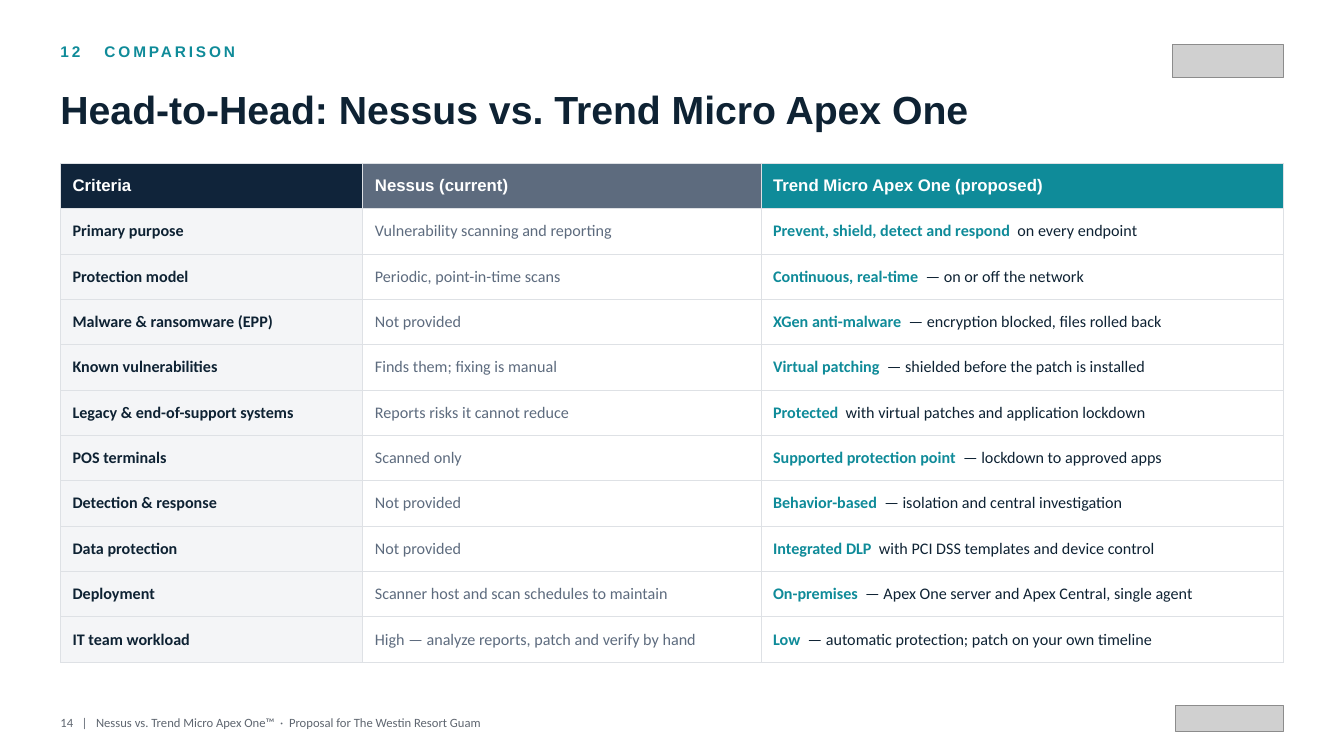
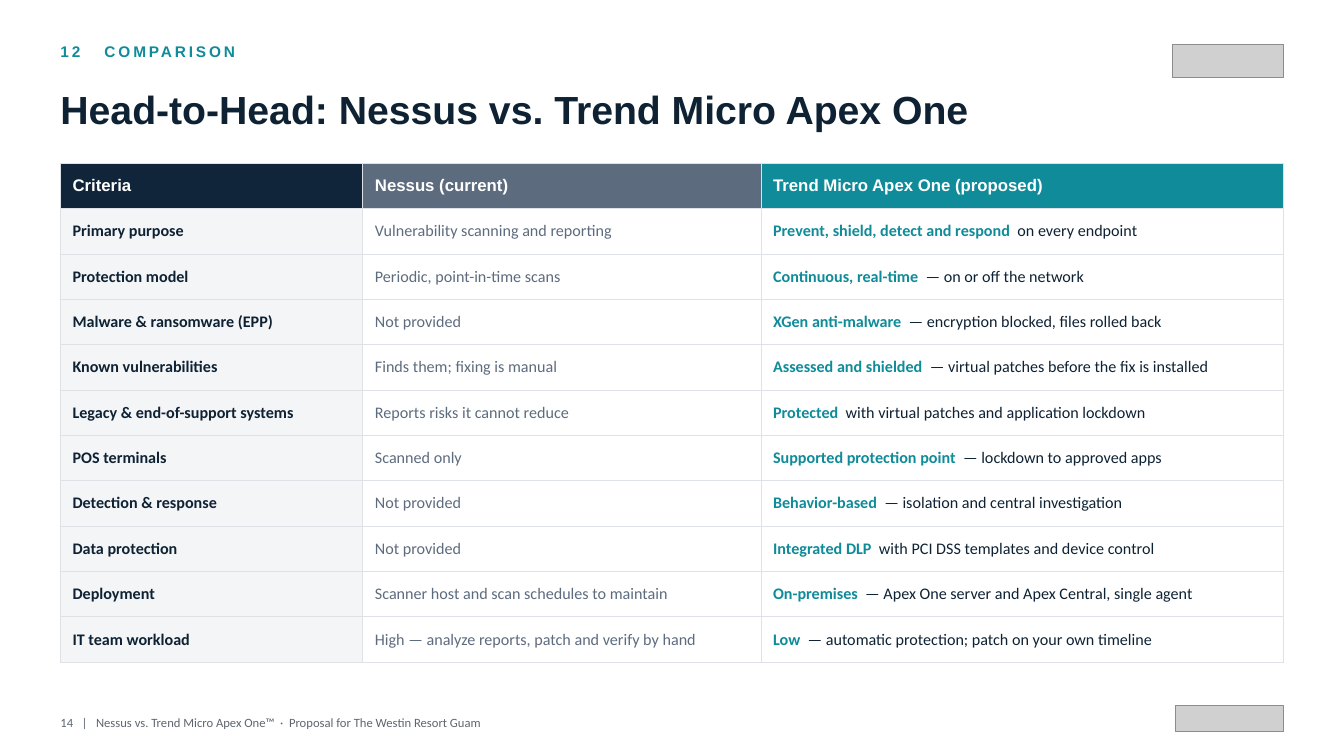
Before and after one commit to BigLee-Creator/Recommendations, a slide deck: slide 14 of ENG._Nessus_vs_Trend_Micro_Apex_One_Proposal_for_Westin_Resort_Guam_SECUKOREA.pptx. Drawn at 1344x756 pixels with LibreOffice and Linux fonts; fonts in the diff are those of the drawing; grey boxes stand for pictures. Boxes give left, top, right and bottom in pixels: in the first picture for what was removed or moved away, otherwise in the second. Text is boxed around its words. In the diff, an @@ line names an element or a change of style, - is before the commit and + after.

```diff
--- a/ENG._Nessus_vs_Trend_Micro_Apex_One_Proposal_for_Westin_Resort_Guam_SECUKOREA.pptx
+++ b/ENG._Nessus_vs_Trend_Micro_Apex_One_Proposal_for_Westin_Resort_Guam_SECUKOREA.pptx
@@ table at [60, 163, 1284, 652] @@
-row 5, column 3: Virtual patching — shielded before the patch is installed
+row 5, column 3: Assessed and shielded — virtual patches before the fix is installed
```
Also in this commit, not shown: 5 other slides changed.
